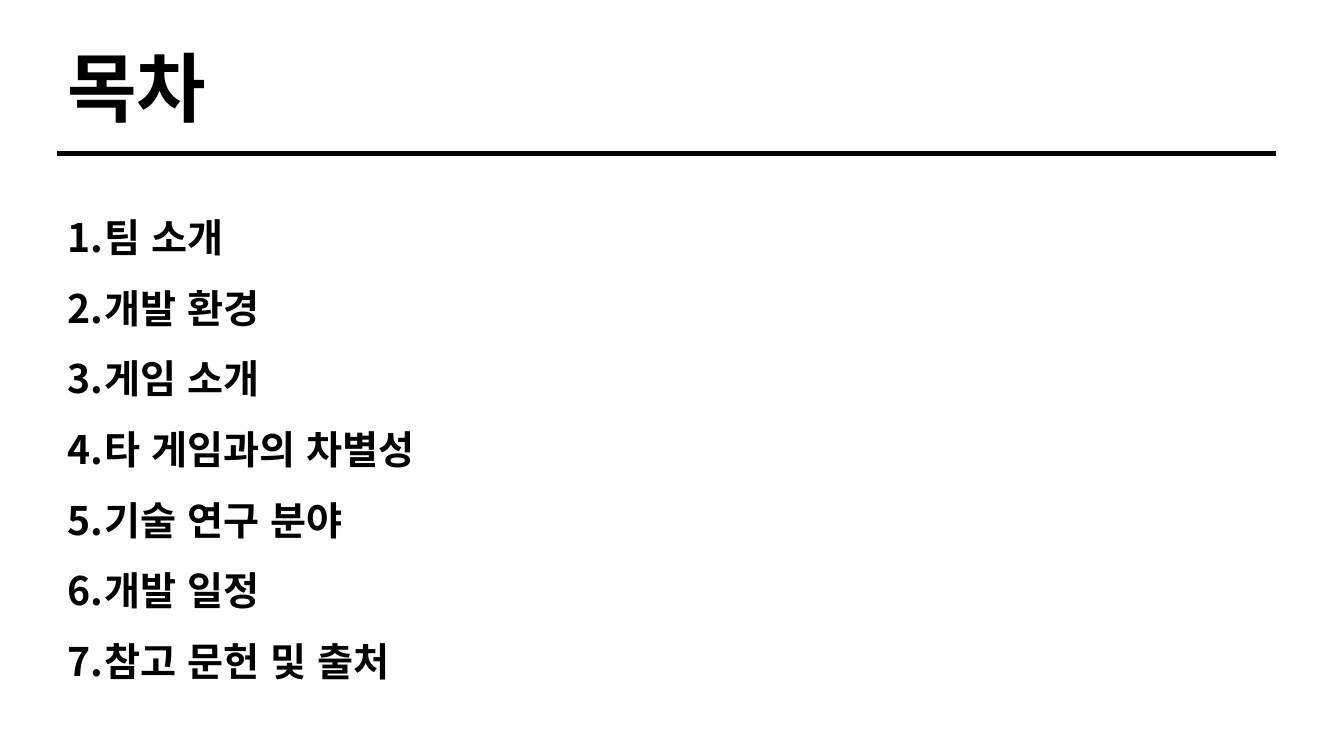
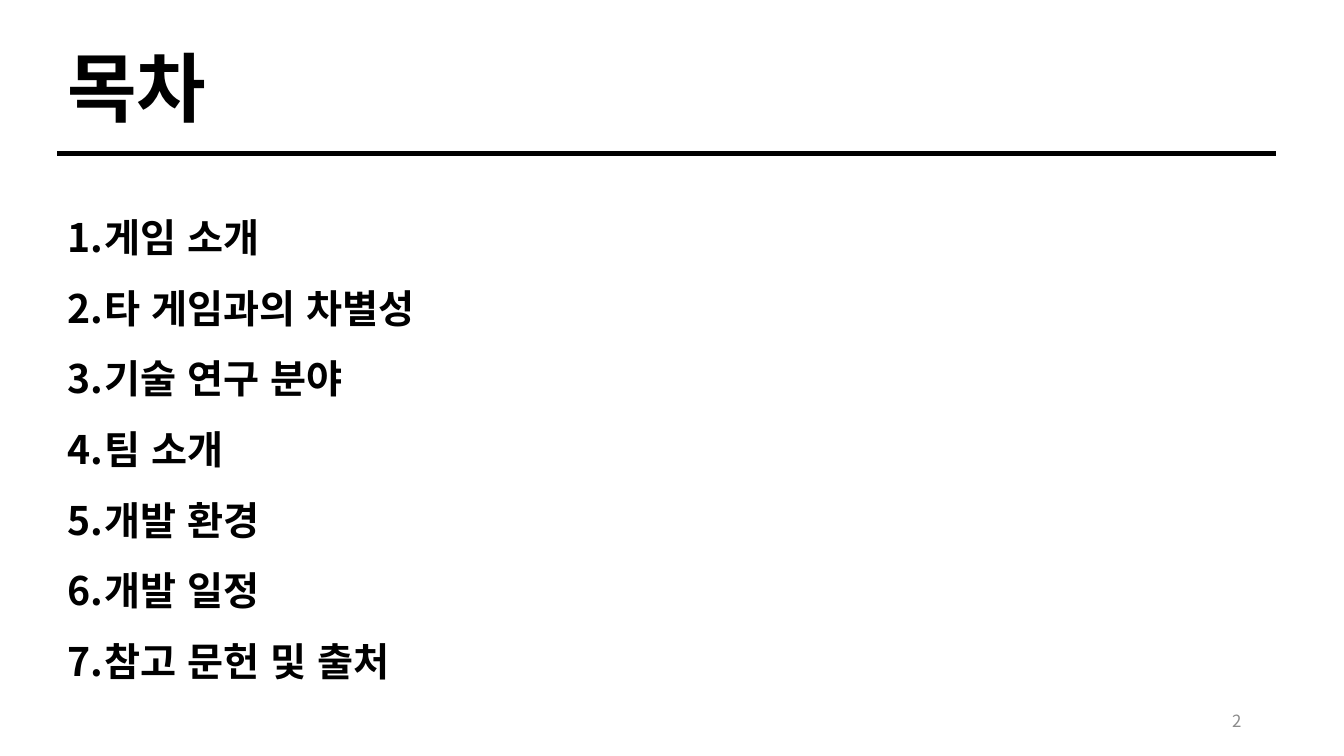
Before and after one commit to taeho-choi/wire-hunter, a slide deck: slide 2 of 문서/기획/기획발표자료.pptx. Drawn at 1344x756 pixels with LibreOffice and Linux fonts; fonts in the diff are those of the drawing. Boxes give left, top, right and bottom in pixels: in the first picture for what was removed or moved away, otherwise in the second. Text is boxed around its words. In the diff, an @@ line names an element or a change of style, - is before the commit and + after.

```diff
--- a/문서/기획/기획발표자료.pptx
+++ b/문서/기획/기획발표자료.pptx
@@ text at [67,219,260,327]: paragraphs removed @@
-1. 팀 소개
-2. 개발 환경
@@ text at [67,431,260,539]: paragraphs added @@
+4. 팀 소개
+5. 개발 환경
@@ page number added at [1232,714,1241,727], 12 pt, text #8C8C8C @@
+2
```
Also in this commit, not shown: 16 other slides changed, 1 slide added.
